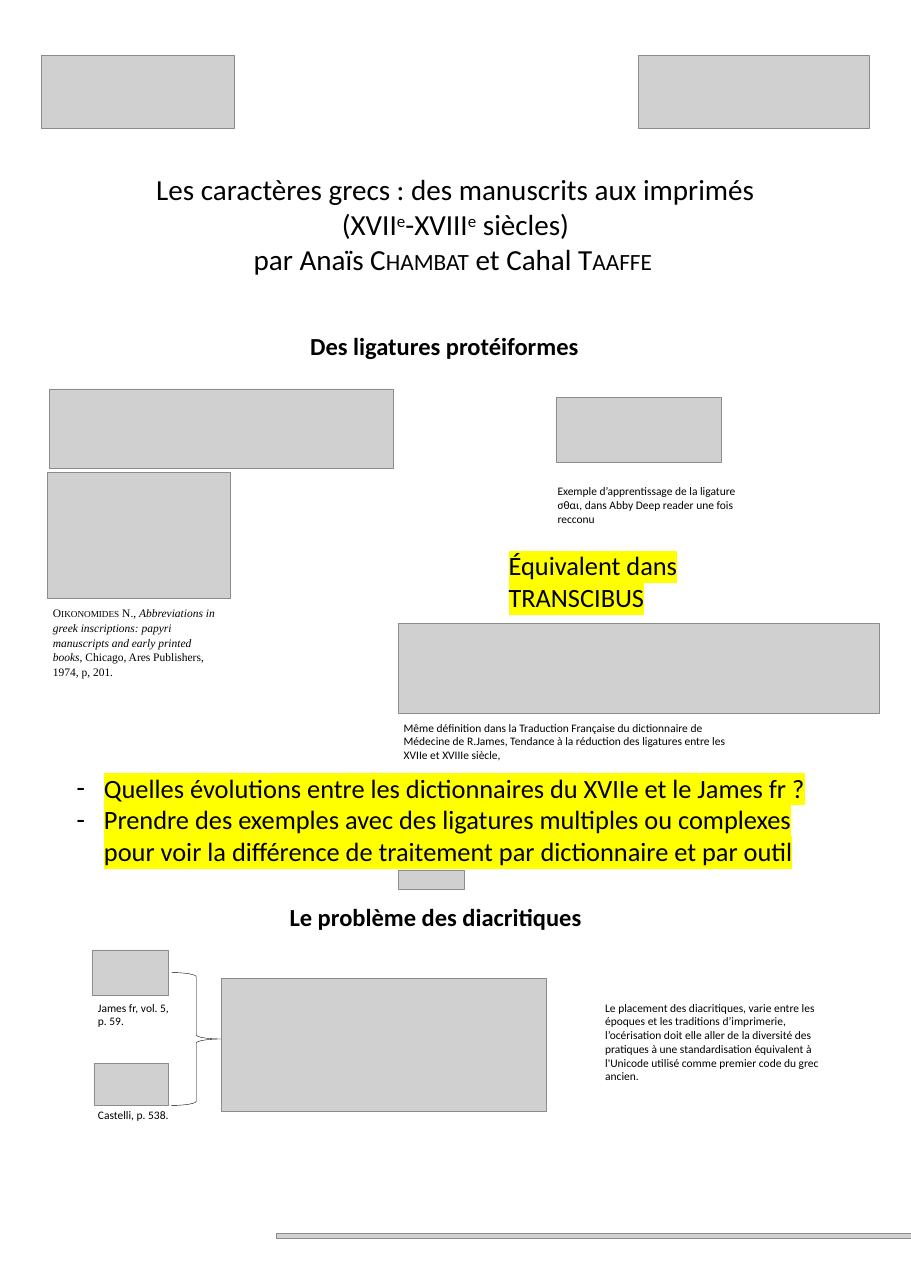
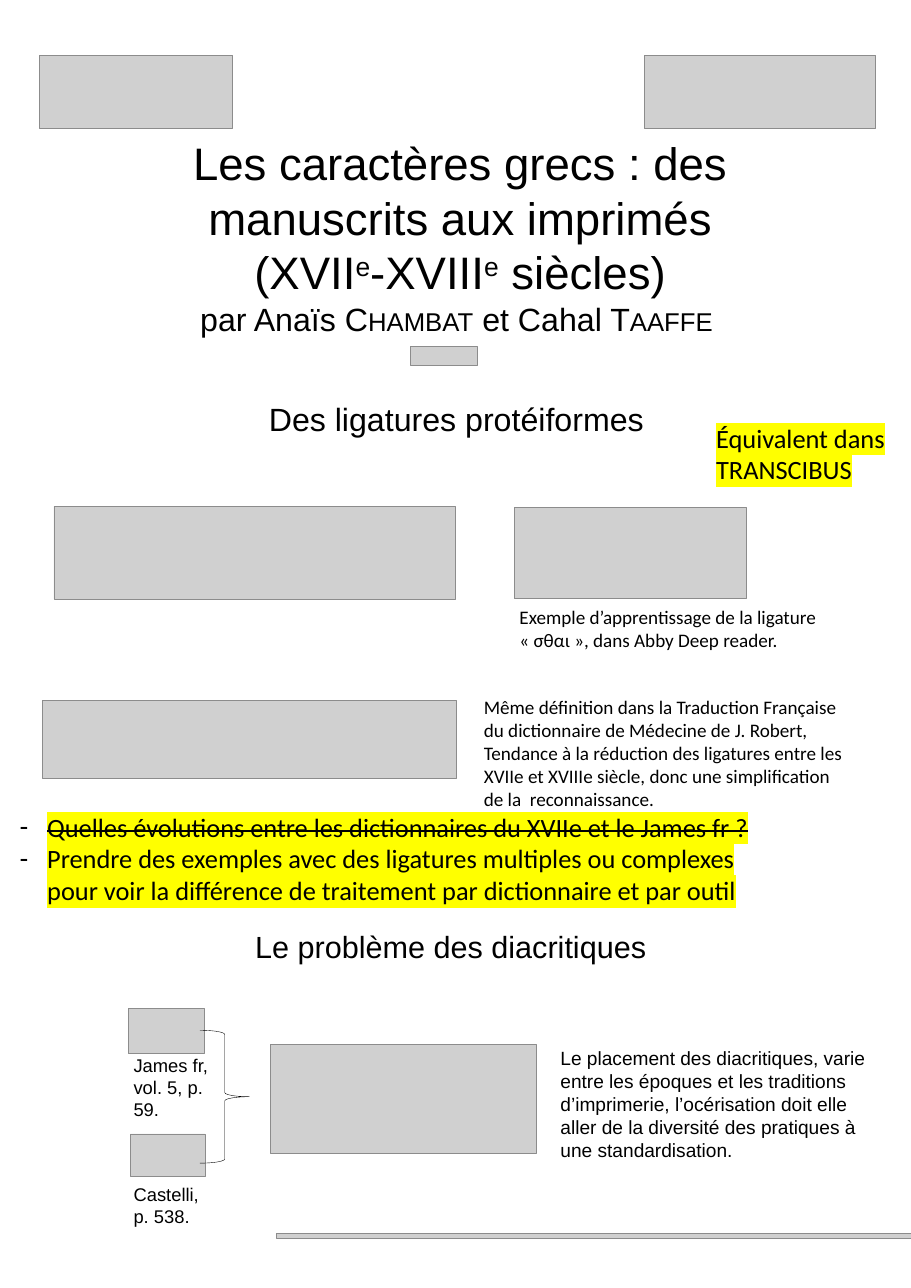
Before and after one commit to biusante/medict-xml, a slide deck: slide 1 of JE/Du papier au numérique la gestion des caractères grecs ligaturés_v2.pptx. Drawn at 911x1288 pixels with LibreOffice and Linux fonts; fonts in the diff are those of the drawing; grey boxes stand for pictures. Boxes give left, top, right and bottom in pixels: in the first picture for what was removed or moved away, otherwise in the second. Text is boxed around its words. In the diff, an @@ line names an element or a change of style, - is before the commit and + after.

```diff
--- a/JE/Du papier au numérique la gestion des caractères grecs ligaturés_v2.pptx
+++ b/JE/Du papier au numérique la gestion des caractères grecs ligaturés_v2.pptx
@@ picture: place and size @@
-picture at box(639, 55, 870, 129)
+picture at box(645, 55, 876, 129)
@@ text "Les caractères grecs : des ...": place and size @@
-text "Les caractères grecs : des ..." at box(156, 179, 754, 275)
+text "Les caractères grecs : des ..." at box(193, 146, 726, 337)
@@ text "Les caractères grecs : des ..." at box(193, 146, 726, 337): size 38 to 59.5 pt in "Les caractères grecs : des manuscrits aux ..."; font Calibri to Arial; size 38 to 42 pt in "par Anaïs Chambat et Cahal Taaffe" @@
@@ picture: place and size @@
-picture at box(398, 871, 465, 890)
+picture at box(411, 346, 477, 365)
@@ text "Des ligatures protéiformes": place and size @@
-text "Des ligatures protéiformes" at box(310, 337, 578, 359)
+text "Des ligatures protéiformes" at box(269, 407, 644, 437)
@@ text "Des ligatures protéiformes" at box(269, 407, 644, 437): size 32 to 42 pt, font Calibri to Arial, bold off; alignment left to centre @@
@@ text "Équivalent dans TRANSCIBUS" rewrapped from box(509, 554, 677, 613) to box(716, 426, 885, 479) @@
@@ picture removed at box(47, 472, 230, 599) @@
@@ picture: place and size @@
-picture at box(49, 389, 393, 468)
+picture at box(54, 506, 456, 599)
@@ picture: place and size @@
-picture at box(556, 398, 721, 463)
+picture at box(514, 508, 746, 600)
@@ text removed at box(53, 609, 215, 679) @@
-Oikonomides N., Abbreviations in greek inscriptions: papyri manuscripts and early printed books, Chicago, Ares Publishers, 1974, p, 201.
@@ text at box(519, 610, 816, 650): text changed; size 15 to 25 pt @@
-Exemple d’apprentissage de la ligature σθαι, dans Abby Deep reader une fois recconu
+Exemple d’apprentissage de la ligature « σθαι », dans Abby Deep reader.
@@ picture: place and size @@
-picture at box(398, 624, 879, 714)
+picture at box(42, 700, 457, 778)
@@ text at box(484, 700, 841, 806): text changed; size 15 to 25 pt @@
-Même définition dans la Traduction Française du dictionnaire de Médecine de R.James, Tendance à la réduction des ligatures entre les XVIIe et XVIIIe siècle,
+Même définition dans la Traduction Française du dictionnaire de Médecine de J. Robert, Tendance à la réduction des ligatures entre les XVIIe et XVIIIe siècle, donc une simplification de la reconnaissance.
@@ text "Quelles évolutions entre les dictionnaires ...": place and size @@
-text "Quelles évolutions entre les dictionnaires ..." at box(104, 779, 792, 866)
+text "Quelles évolutions entre les dictionnaires ..." at box(47, 818, 735, 905)
@@ text at box(47, 818, 729, 841): strikethrough on in "Quelles évolutions entre les dictionnaires du XVIIe ..." @@
@@ text "Le problème des diacritiques": place and size @@
-text "Le problème des diacritiques" at box(290, 908, 581, 930)
+text "Le problème des diacritiques" at box(255, 935, 646, 963)
@@ text "Le problème des diacritiques" at box(255, 935, 646, 963): size 32 to 40 pt, font Calibri to Arial, bold off @@
@@ picture: place and size @@
-picture at box(93, 951, 169, 996)
+picture at box(128, 1009, 204, 1054)
@@ right brace: place and size @@
-right brace at box(171, 973, 221, 1106)
+right brace at box(200, 1031, 250, 1164)
@@ picture: place and size @@
-picture at box(222, 979, 547, 1112)
+picture at box(271, 1045, 536, 1153)
@@ text "James fr, vol. 5, p. ...": place and size @@
-text "James fr, vol. 5, p. ..." at box(98, 1004, 169, 1027)
+text "James fr, vol. 5, p. ..." at box(134, 1058, 208, 1116)
@@ text "James fr, vol. 5, p. ..." at box(134, 1058, 208, 1116): size 15 to 24 pt, font Calibri to Arial @@
@@ text at box(560, 1051, 865, 1157): text changed; size 15 to 25 pt; font Calibri to Arial @@
-Le placement des diacritiques, varie entre les époques et les traditions d’imprimerie, l’océrisation doit elle aller de la diversité des pratiques à une standardisation équivalent à l'Unicode utilisé comme premier code du grec ancien.
+Le placement des diacritiques, varie entre les époques et les traditions d’imprimerie, l’océrisation doit elle aller de la diversité des pratiques à une standardisation.
@@ picture: place and size @@
-picture at box(94, 1064, 169, 1107)
+picture at box(131, 1135, 205, 1177)
@@ text "Castelli, p. 538." at box(134, 1187, 199, 1227): size 15 to 24 pt, font Calibri to Arial @@
@@ text "Castelli, p. 538.": place and size @@
-text "Castelli, p. 538." at box(98, 1111, 168, 1121)
+text "Castelli, p. 538." at box(134, 1187, 199, 1227)
```
